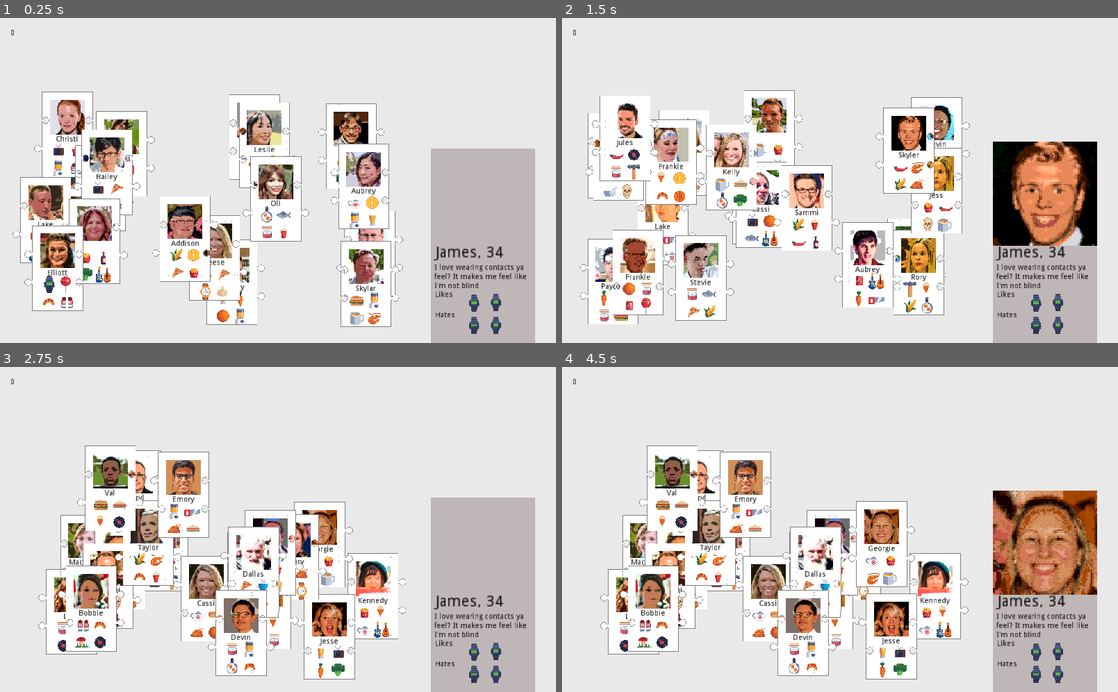
Above: before the commit, frames 1-4 (two rows, left to right).
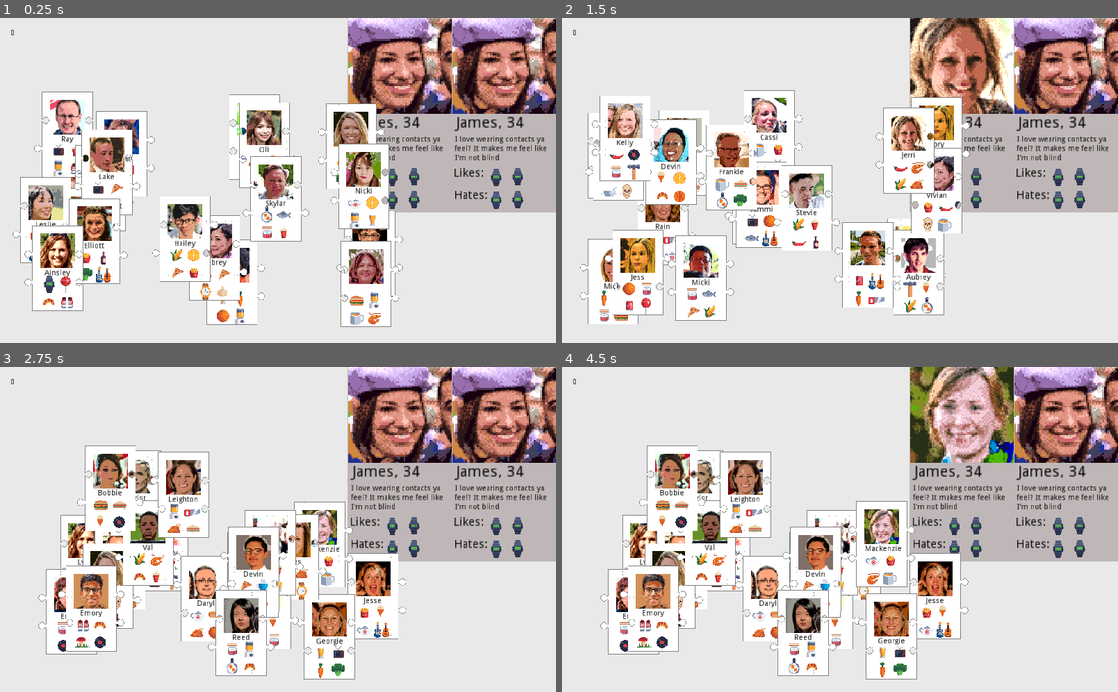
Above: after the commit, the same moments.

Repository: hwacha/GMTK-Match-Game
Game: Godot game, scene res://prefabs/Field.tscn
Same seed, same stepped clock (60 frames per second), same inputs: the game is played once before the commit and once after it.
Inputs (mouse positions are in pixels of both pictures, inside the frame that each line leads up to):
- Up to frame 1 (0.25 s): no input
- Up to frame 2 (1.5 s): tap Enter at 0.5 s; move the mouse to (1045, 86) at 0.52 s; hold Up (ui_up) 0.53-1.28 s; click (1045, 86) at 0.67 s; tap Space at 1.25 s; move the mouse to (906, 151) at 1.27 s; hold Down (ui_down) from 1.28 s (still down); click (906, 151) at 1.42 s
- Up to frame 3 (2.75 s): tap Enter at 2 s; move the mouse to (194, 549) at 2.02 s; release Down (ui_down) at 2.03 s; hold Up (ui_up) from 2.03 s (still down); click (194, 549) at 2.17 s
- Up to frame 4 (4.5 s): tap Space at 2.75, 4.25 s; move the mouse to (934, 594) at 2.77 s; click (934, 594) at 2.92 s; tap Enter at 3.5 s; move the mouse to (890, 636) at 3.52 s; release Up (ui_up) at 3.53 s; hold Down (ui_down) from 3.53 s (still down); click (890, 636) at 3.67 s; move the mouse to (884, 545) at 4.27 s; click (884, 545) at 4.42 s

The runs differ from the first frame. In frame 1, 32% of the frame differs, in the area x 5-100%, y 0-100%; in frame 2, 34%; in frame 3, 34%; in frame 4, 37%, in the area x 9-100%, y 0-100%.

Commit message:
intermediate state with the card viewer, commiting to checkpoint since im playing around a lot with the UI

Diff:
--- a/prefabs/Card.tscn
+++ b/prefabs/Card.tscn
@@ -65,22 +65,18 @@
 [node name="Icon1" parent="Icons" instance=ExtResource( 4 )]
 position = Vector2( -16.1311, 30 )
 animation = "9"
-frame = 0
 
 [node name="Icon2" parent="Icons" instance=ExtResource( 4 )]
 position = Vector2( -16, 62 )
 animation = "9"
-frame = 0
 
 [node name="Icon3" parent="Icons" instance=ExtResource( 4 )]
 position = Vector2( 16, 30 )
 animation = "9"
-frame = 0
 
 [node name="Icon4" parent="Icons" instance=ExtResource( 4 )]
 position = Vector2( 16, 62 )
 animation = "9"
-frame = 0
 
 [node name="Interjambs" type="Node2D" parent="."]
 __meta__ = {
--- a/prefabs/CardViewer.tscn
+++ b/prefabs/CardViewer.tscn
@@ -1,20 +1,22 @@
-[gd_scene load_steps=3 format=2]
+[gd_scene load_steps=4 format=2]
 
 [ext_resource path="res://prefabs/Card.tscn" type="PackedScene" id=1]
 [ext_resource path="res://prefabs/Icon.tscn" type="PackedScene" id=2]
+[ext_resource path="res://assets/pixel_faces/00067.png" type="Texture" id=3]
 
 [node name="CardView" type="Node2D"]
 
 [node name="Sprite" type="Sprite" parent="."]
-position = Vector2( 0, -96 )
+position = Vector2( 1.07642, -97.6146 )
 scale = Vector2( 3, 3 )
+texture = ExtResource( 3 )
 
 [node name="Label" type="Label" parent="."]
-modulate = Color( 0, 0, 0, 1 )
 margin_left = -90.1953
-margin_top = 33.9074
+margin_top = 38.7513
 margin_right = 82.8047
-margin_bottom = 81.9074
+margin_bottom = 86.7513
+custom_colors/font_color = Color( 0, 0, 0, 1 )
 text = "I love wearing contacts ya
 feel? It makes me feel like
 I'm not blind"
@@ -23,59 +25,59 @@
 }
 
 [node name="Attribute1" type="Label" parent="."]
-modulate = Color( 0, 0, 0, 1 )
 margin_left = -86.966
+margin_top = 2.0
 margin_right = -9.966
 margin_bottom = 14.0
 rect_scale = Vector2( 2, 2 )
+custom_colors/font_color = Color( 0, 0, 0, 1 )
 text = "James, 34"
 __meta__ = {
-"_edit_lock_": true,
 "_edit_use_anchors_": false
 }
 
 [node name="Attribute2" type="Label" parent="."]
-modulate = Color( 0, 0, 0, 1 )
-margin_left = -88.5811
-margin_top = 83.5633
-margin_right = -29.5811
-margin_bottom = 97.5633
-text = "Likes
-"
+margin_left = -92.1529
+margin_top = 98.1561
+margin_right = -53.1529
+margin_bottom = 112.156
+rect_scale = Vector2( 1.5, 1.5 )
+custom_colors/font_color = Color( 0, 0, 0, 1 )
+text = "Likes:"
+__meta__ = {
+"_edit_use_anchors_": false
+}
+
+[node name="Attribute3" type="Label" parent="."]
+margin_left = -91.0764
+margin_top = 138.522
+margin_right = -50.0764
+margin_bottom = 152.522
+rect_scale = Vector2( 1.5, 1.5 )
+custom_colors/font_color = Color( 0, 0, 0, 1 )
+text = "Hates:"
 __meta__ = {
 "_edit_use_anchors_": false
 }
 
 [node name="Icon" parent="." instance=ExtResource( 2 )]
-position = Vector2( -17.6146, 106.292 )
+position = Vector2( -14.9236, 115.98 )
 
 [node name="Icon2" parent="." instance=ExtResource( 2 )]
-position = Vector2( 22.3854, 105.162 )
+position = Vector2( 25.0764, 114.85 )
 
 [node name="Icon3" parent="." instance=ExtResource( 2 )]
-position = Vector2( -17.6146, 147.828 )
+position = Vector2( -14.9236, 157.516 )
 
 [node name="Icon4" parent="." instance=ExtResource( 2 )]
-position = Vector2( 22.3854, 147.289 )
-
-[node name="Attribute3" type="Label" parent="."]
-modulate = Color( 0, 0, 0, 1 )
-margin_left = -88.5811
-margin_top = 121.512
-margin_right = -29.5811
-margin_bottom = 152.512
-text = "Hates
-"
-__meta__ = {
-"_edit_use_anchors_": false
-}
+position = Vector2( 25.0764, 156.977 )
 
 [node name="ColorRect" type="ColorRect" parent="."]
 show_behind_parent = true
-margin_left = -95.6861
-margin_top = -179.058
-margin_right = 96.3139
-margin_bottom = 180.942
+margin_left = -96.0
+margin_top = -180.0
+margin_right = 96.0
+margin_bottom = 180.0
 color = Color( 0.74902, 0.717647, 0.717647, 1 )
 __meta__ = {
 "_edit_lock_": true,
--- a/prefabs/Field.tscn
+++ b/prefabs/Field.tscn
@@ -12,7 +12,7 @@
 script = ExtResource( 2 )
 
 [node name="PairZone" type="Area2D" parent="."]
-position = Vector2( 889.612, 125.422 )
+position = Vector2( 426.752, 479.235 )
 __meta__ = {
 "_edit_group_": true
 }
@@ -42,6 +42,9 @@
 [node name="CardData" parent="." instance=ExtResource( 1 )]
 
 [node name="CardViewer" parent="." instance=ExtResource( 4 )]
-position = Vector2( 890, 420 )
+position = Vector2( 736.558, 178.556 )
+
+[node name="CardViewer2" parent="." instance=ExtResource( 4 )]
+position = Vector2( 927.711, 178.556 )
 
 [connection signal="input_event" from="PairZone" to="PairZone" method="_on_PairZone_input_event"]
Not shown: 3 places in prefabs/Card.tscn that only renumber resources
